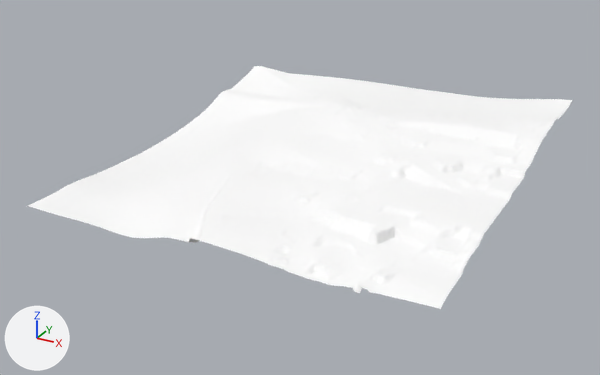
The glTF model games/yorimichi/assets/belmonte/meshes/SM_BM_BT_Terrain_3_2.glb, before and after one commit.
Both versions are drawn from a 50 mm lens placed at (99.0, -402.0, 190.0), pointed at (-135.0, 25.0, -23.0). Arrows for +X, +Y and +Z are at lower left; the lights stay in place. The picture after the commit comes second.

Script lines for the objects in view, before the commit:
```python
me_sm_bt_terrain_3_2 = bpy.data.meshes.new('SM_BT_Terrain_3_2')
me_sm_bt_terrain_3_2.from_pydata(...)  # 11305 vertices, 22348 faces; spans x -256.0..0.0, y -88.0..168.0, z -20.0..17.0
me_sm_bt_terrain_3_2.materials.append(mat_bm_000_m_terrain_023)
ob_sm_bm_bt_terrain_3_2 = bpy.data.objects.new('SM_BM_BT_Terrain_3_2', me_sm_bt_terrain_3_2)
ob_sm_bm_bt_terrain_3_2.location = (0.0, 0.0, 0.0)
```
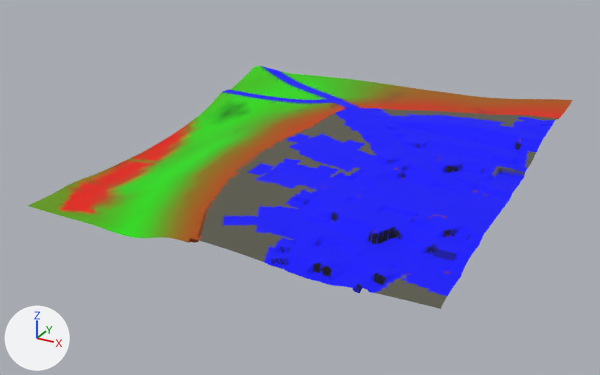
Boxes [x1, y1, x2, y2] around the edits, measured in the pictures (600 x 375 px):
part 1 of me_sm_bt_terrain_3_2, recoloured (white to blue)
    both: [223, 67, 555, 296]
part 2 of me_sm_bt_terrain_3_2, recoloured (darker)
    both: [28, 66, 558, 309]
part 3 of me_sm_bt_terrain_3_2, recoloured
    both: [57, 86, 572, 243]

The change, as a list of edits to the scene's bpy script:
```text
Change me_sm_bt_terrain_3_2:
    where me_sm_bt_terrain_3_2.from_pydata(...)  # 11305 vertices, 22348 faces; spans x -256.0..0.0, y -88.0..168.0, z -20.0..17.0
    used by ob_sm_bm_bt_terrain_3_2; location = (0.0, 0.0, 0.0)
    me_sm_bt_terrain_3_2 part 1: 16074 faces centred in x -256.0..-1.0, y -88.0..167.0, z -14.0..17.0 are repainted in the vertex colours; the middle colour goes from white #ffffff to blue #0000ff
    me_sm_bt_terrain_3_2 part 2: 4386 faces centred in x -256.0..-1.0, y -88.0..167.0, z -19.0..16.0 are repainted in the vertex colours; the middle colour goes from white #ffffff to dark grey #5a594c
    me_sm_bt_terrain_3_2 part 3: 1888 faces centred in x -256.0..-1.0, y -88.0..165.0, z -20.0..16.0 are repainted in the vertex colours; the middle colour goes from white #ffffff to orange #b74200
```
